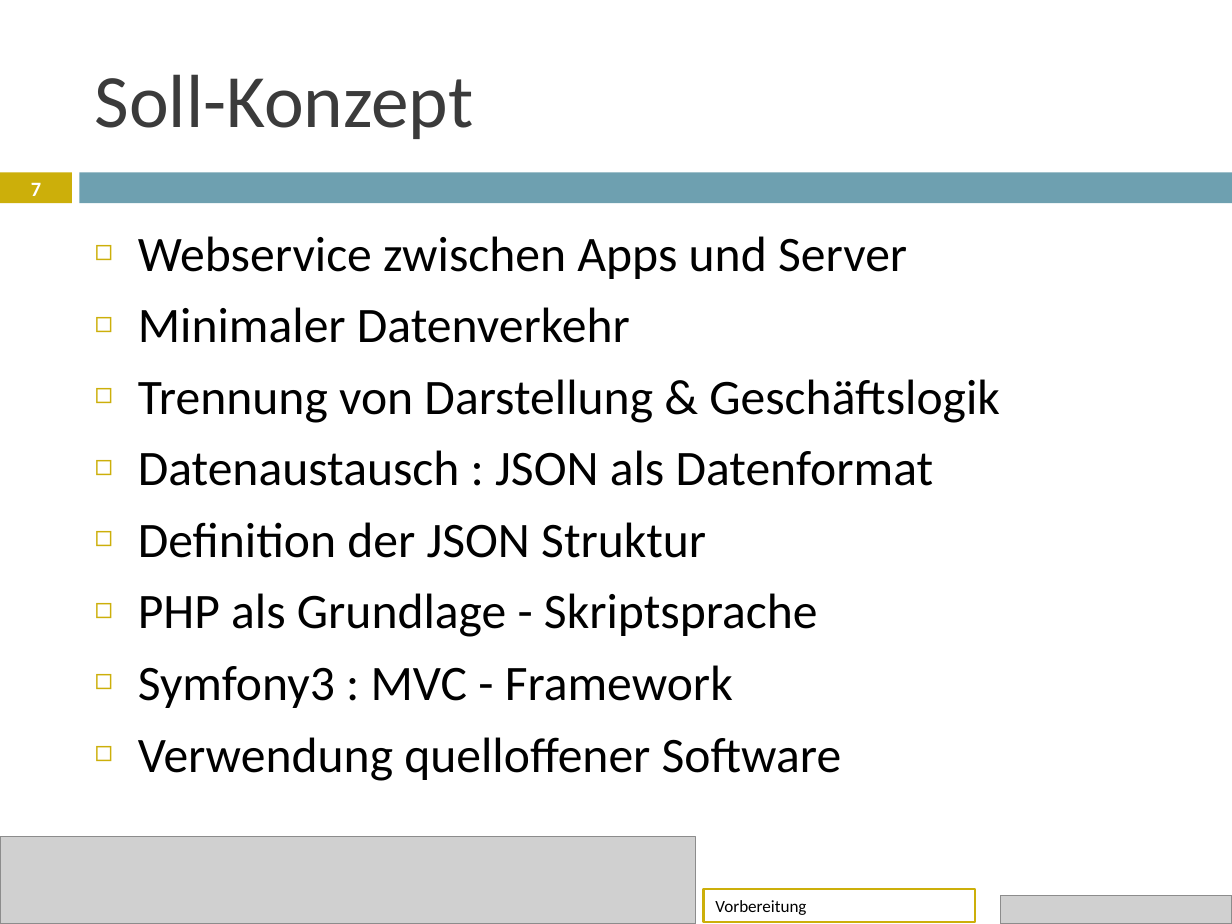
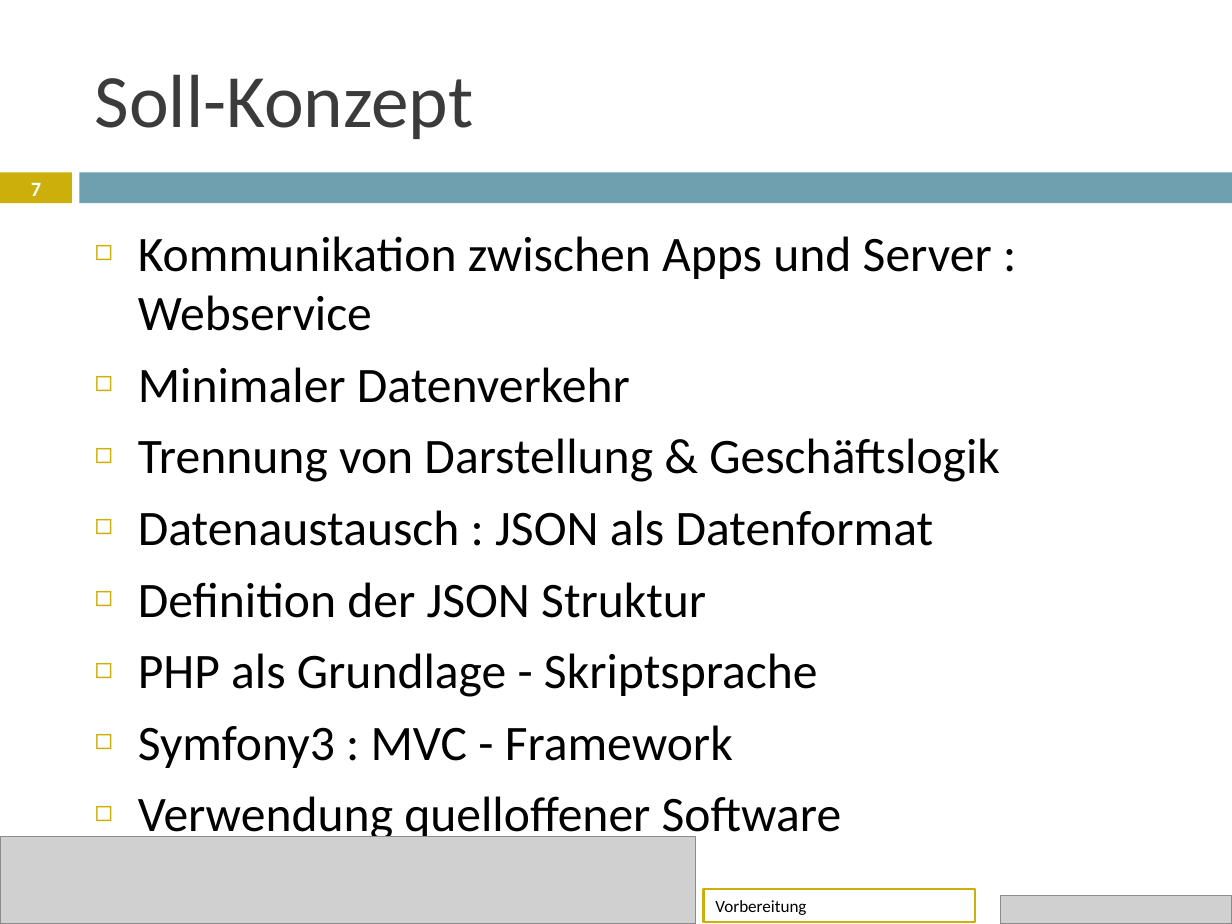
Before and after one commit to janhelmle/weiterbildung_fachinformatiker_ihk_projektantrag, a slide deck: slide 7 of praesentation/Projektpräsentation.pptx. Drawn at 1232x924 pixels with LibreOffice and Linux fonts; fonts in the diff are those of the drawing; grey boxes stand for pictures. Boxes give left, top, right and bottom in pixels: in the first picture for what was removed or moved away, otherwise in the second. Text is boxed around its words. In the diff, an @@ line names an element or a change of style, - is before the commit and + after.

```diff
--- a/praesentation/Projektpräsentation.pptx
+++ b/praesentation/Projektpräsentation.pptx
@@ text at box(138, 236, 992, 331): text changed @@
-◻ Webservice zwischen Apps und Server
+◻ Kommunikation zwischen Apps und Server : Webservice
```
Also in this commit, not shown: 1 other slide changed, 1 other file.
